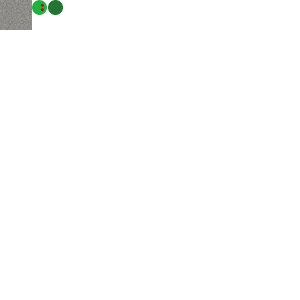
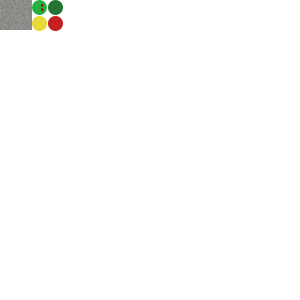
Comparing the layer stacks of the two 300×300 images. Changes:
added layer "bird" above "mouse" over [left=32, top=16, right=47, bottom=31]
added layer "mouse" above "snake head" over [left=48, top=16, right=63, bottom=31]
